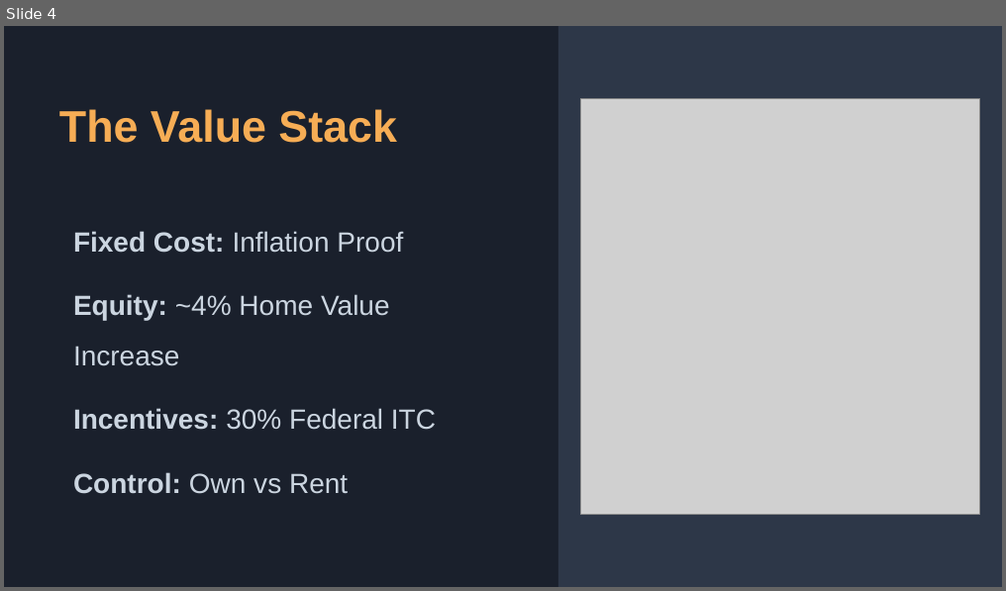
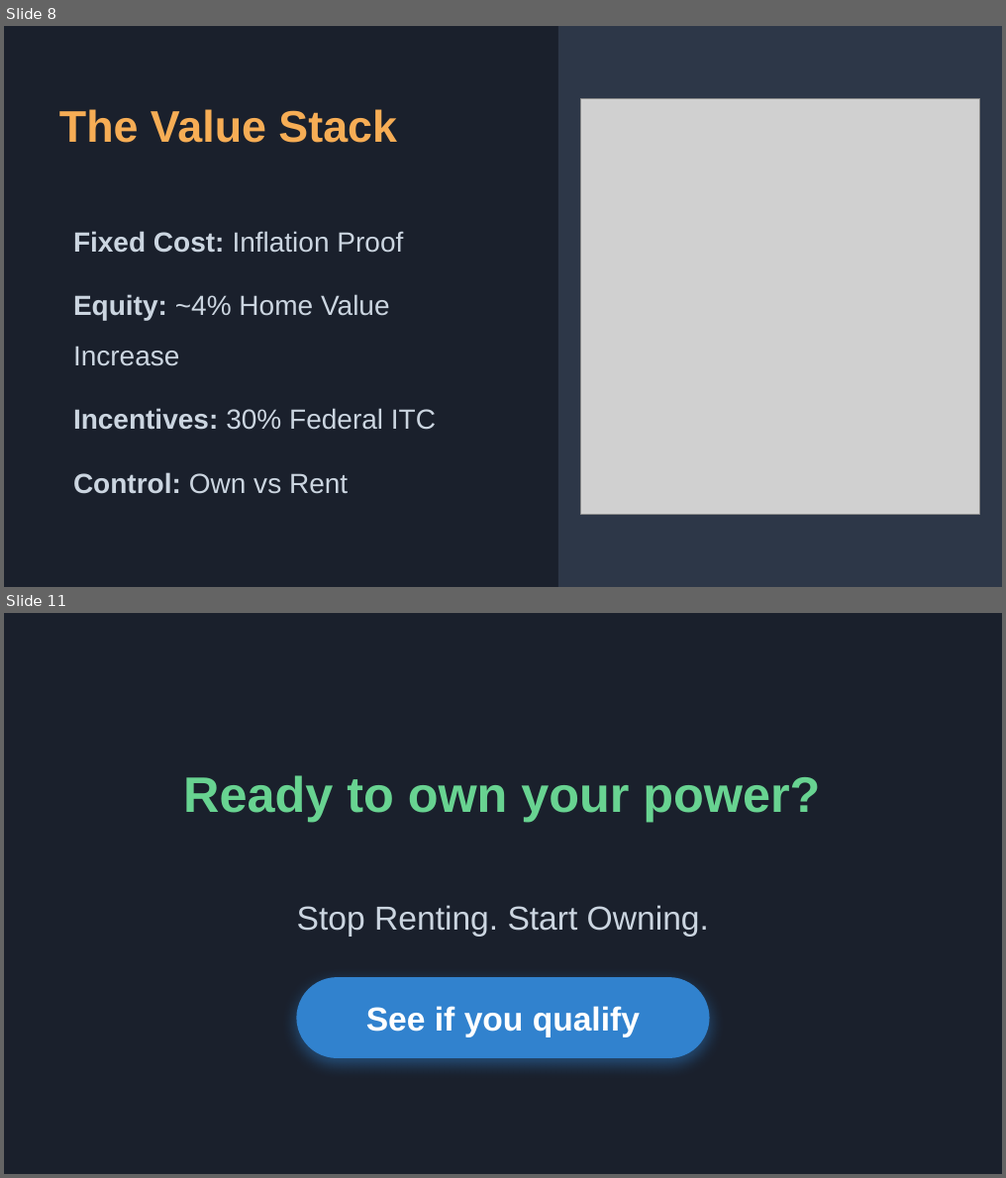
Before and after one commit to ralas90-art/solar-trainer, a slide deck: frontend/public/downloads/In_Home_Presentation.pptx. Shown one above the other, each under a label of ours: slide 4 before the commit, slides 8 and 11 after it; the slides between them are not shown. The pictures are 1006x591 and 1006x1178 pixels, drawn with LibreOffice and Linux fonts; fonts in the diff are those of the drawing; grey boxes stand for pictures. Boxes give left, top, right and bottom in pixels: in the first picture for what was removed or moved away, otherwise in the second. Text is boxed around its words. In the diff, an @@ line names an element or a change of style, - is before the commit and + after.

```diff
--- a/frontend/public/downloads/In_Home_Presentation.pptx
+++ b/frontend/public/downloads/In_Home_Presentation.pptx
@@ slide 11 added at bbox=[4, 613, 1002, 1174], background #1A202C @@
@@ text added at bbox=[183, 775, 820, 822], 36 pt, text #68D391, bold @@
+Ready to own your power?
@@ text added at bbox=[297, 905, 709, 937], 24 pt, text #CBD5E0 @@
+Stop Renting. Start Owning.
@@ rounded rectangle added at bbox=[296, 977, 710, 1059], fill #3182CE @@
@@ text added at bbox=[366, 1006, 640, 1038], 24 pt, text #FFFFFF, bold @@
+See if you qualify
@@ what was slide 4 is now slide 8 @@
```
Also in this commit, not shown: 7 other slides added, 2 slides removed, 18 other files.
